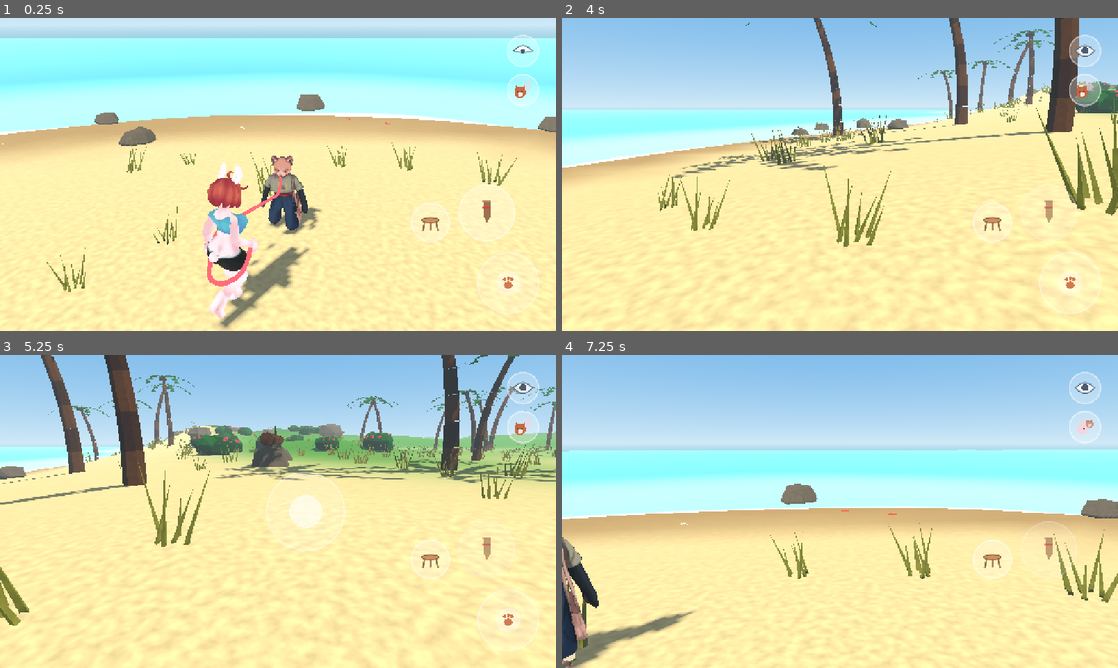
Above: before the commit, frames 1-4 (two rows, left to right).
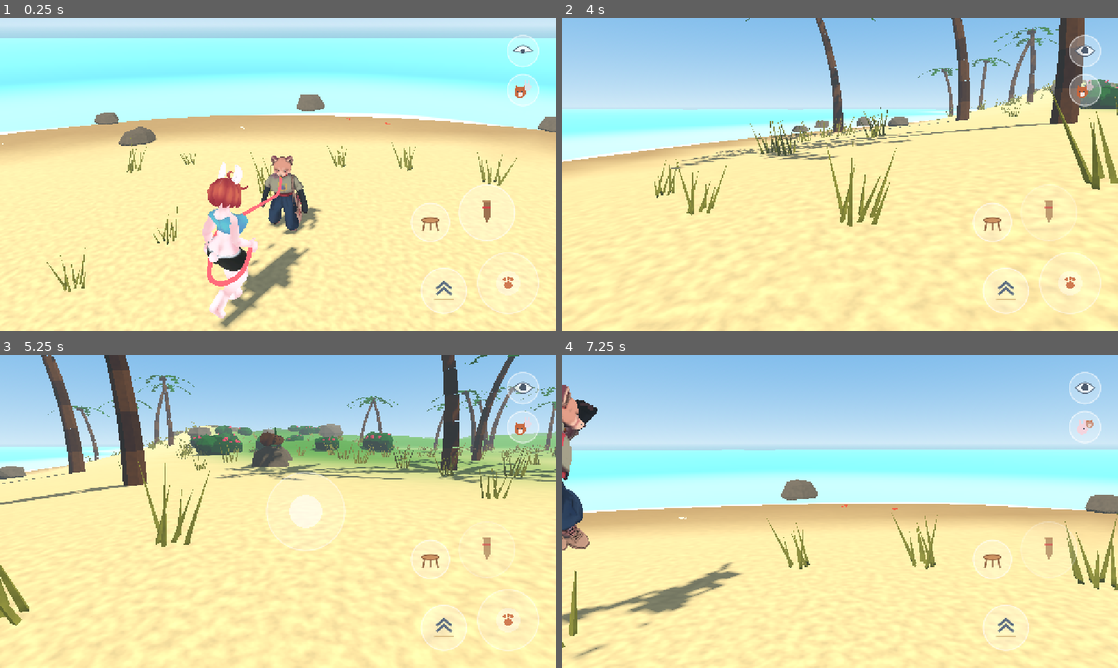
Above: after the commit, the same moments.

Repository: MrKrob00/Animal-Walk
Game: Godot game, scene res://scenes/main.tscn
The game is run twice, just before and just after one commit, with the same random seed, the same clock (stepped at 60 frames per second) and the same inputs.
Inputs (mouse positions are in pixels of both pictures, inside the frame that each line leads up to):
- Up to frame 1 (0.25 s): no input
- Up to frame 2 (4 s): move the mouse to (962, 158) at 0.52 s; hold D (move_right) 0.53-1.25 s; hold E (act) 0.53-1.25 s; click (962, 158) at 0.67 s; tap Space (jump, bound only after the commit) at 0.77, 1.07, 3.77, 3.8 s; tap Shift (run) at 0.8 s; drag from (728, 190) to (812, 237) at 1.27 s; move the mouse to (895, 105) at 2.02 s; hold D (move_right) 2.03-2.75 s; hold C (sit) 2.03-2.75 s; click (895, 105) at 2.17 s; tap Tab (switch) at 2.3 s; drag from (812, 237) to (673, 127) at 2.77 s; move the mouse to (1006, 221) at 3.52 s; hold A (move_left) from 3.53 s (still down); hold V (view) from 3.53 s (still down); click (1006, 221) at 3.67 s
- Up to frame 3 (5.25 s): tap Space (jump, bound only after the commit) at 4.07 s; release A (move_left) at 4.25 s; release V (view) at 4.25 s; drag from (111, 464) to (194, 433) at 4.27 s; move the mouse to (305, 511) at 5.02 s; hold S (move_down) from 5.03 s (still down); hold E (act) from 5.03 s (still down); click (305, 511) at 5.17 s
- Up to frame 4 (7.25 s): tap Shift (run) at 5.3 s; release S (move_down) at 5.75 s; release E (act) at 5.75 s; drag from (756, 433) to (728, 527) at 5.77 s; move the mouse to (962, 495) at 6.52 s; hold W (move_up) from 6.53 s (still down); hold C (sit) from 6.53 s (still down); click (962, 495) at 6.67 s; tap Space (jump, bound only after the commit) at 6.77, 7.07 s; tap Tab (switch) at 6.8 s

The runs differ from the first frame. In frame 1, 0.2% of the frame differs, in the area x 75-84%, y 79-95%; in frame 2, 11%, in the area x 0-100%, y 0-100%; in frame 3, 1.3%; in frame 4, 10%.

Commit message:
Jumping: the bunny's hop, TOFU's surprise leap with a turn
A jump button (Space): crouch, ballistic flight, a landing that gives. The bunny hops with
her arms forward and legs tucked; her chest and hips move with it. TOFU leaps with its paws
flung up and out and turns round in the air. Prints and a puff on landing; the camera rises
with a jump.

Co-Authored-By: Claude Opus 5.5 <noreply@anthropic.com>
Claude-Session: https://claude.ai/code/session_01Lbjh88uP794iDp2E8yqCqj

Diff:
--- a/scripts/actor.gd
+++ b/scripts/actor.gd
@@ -11,6 +11,7 @@
 const BUNNY := {
 	# Her T-posed model with a clean skeleton (tools/tpose_bunny.gd makes it from the Sketchfab file).
 	"path": "res://assets/chobby_tpose.glb", "height": 1.6, "sole": 0.032,
+	"jump": "hop",   # the jump button: a hare's hop (Gait.JUMP)
 	"sit": "w",   # the sit button: her "frog" W-sit (the player chose it; Gait.SIT)
 	"soft_press": true,   # lying down, her chest, belly and thighs give against the ground (per vertex)
 	"flesh": ["Object_11", "Object_672"],   # her butt, thighs and belly are soft and springy (SoftFlesh; the player asked): skin and shorts
@@ -84,6 +85,7 @@
 ## TOFU: the red panda on the leash (rig made by tools/blender/rig_tofu.py).
 const TOFU := {
 	"path": "res://assets/tofu_rigged.glb", "height": 1.1,
+	"jump": "surprise",   # the jump button: a red panda's "surprise!" leap with a turn (Gait.JUMP)
 	"sit": "dog",   # the sit button: sitting like a dog (the player chose it; Gait.SIT)
 	"eye": Vector3(0, 0.09, 0.03),   # first person: from its head bone (back from its long snout, so the collar shows below)
 	"walk": 1.6, "run": 3.8, "stride": 1.1, "run_stride": 2.0, "radius": 0.25,
@@ -173,6 +175,7 @@
 		gait.run_stride = data.run_stride
 		gait._height_hint = float(data.height)
 		gait.sit_style = String(data.get("sit", ""))
+		gait.jump_style = String(data.get("jump", ""))
 		if gait.rt != null:
 			gait.rt.height = float(data.height)
 		gait.walk_speed = data.walk
@@ -428,5 +431,10 @@
 				m.set_shader_parameter("flesh_r", gait.flesh_offset[1])
 				m.set_shader_parameter("flesh_b", gait.flesh_offset[2])
 	body.rotation.x = lerpf(body.rotation.x, gait.body_lean(), 1.0 - exp(-8.0 * delta))
+	body.rotation.y = gait.jump_spin()   # TOFU turns round in the air
 	if landed != 0:
-		footstep.emit(gait.foot_position(landed > 0), float(data.height) / 1.6)
+		if landed == 2:   # landing a jump: both feet, and a bigger puff
+			footstep.emit(gait.foot_position(true), float(data.height) / 1.6 * 1.4)
+			footstep.emit(gait.foot_position(false), float(data.height) / 1.6 * 1.4)
+		else:
+			footstep.emit(gait.foot_position(landed > 0), float(data.height) / 1.6)
--- a/scripts/camera_rig.gd
+++ b/scripts/camera_rig.gd
@@ -68,7 +68,10 @@
 	var low := 0.0
 	if "gait" in target and target.gait != null:
 		low = smoothstep(0.0, 1.0, target.gait.crawl)
-	return f + Vector3(0, lerpf(LOOK_HEIGHT, LOOK_HEIGHT_CRAWL, low), 0)   # down with a crawler
+	var up := 0.0
+	if "gait" in target and target.gait != null:
+		up = maxf(target.gait.jump_height(), 0.0) * 0.6   # up after a jump (close up, the head left the frame)
+	return f + Vector3(0, lerpf(LOOK_HEIGHT, LOOK_HEIGHT_CRAWL, low) + up, 0)   # down with a crawler
 
 
 ## The ground directions the stick means: [right, forward] (unit, horizontal).
--- a/scripts/gait.gd
+++ b/scripts/gait.gd
@@ -341,6 +341,7 @@
 
 	_pulled_along(delta)
 	_sit_pose(delta)
+	_jump_pose(delta)
 	_reach_for_leash(delta)
 	_paw_reach(delta)
 	_crawl_ground()
@@ -348,6 +349,11 @@
 	_flesh_springs(delta)
 
 	if rt != null:
+		if airborne():
+			return 0   # no steps in the air
+		if _jump_landed:
+			_jump_landed = false
+			return 2   # both feet down at once (the actor leaves two prints)
 		return clip_landed
 	var sign := 1 if s > 0.0 else -1
 	var landed := 0
@@ -558,7 +564,7 @@
 ## Where the body sits this frame (metres, character space): the clips' hips, or the bob.
 func body_offset(height: float) -> Vector3:
 	if rt != null:
-		return _offset - Vector3(0, 0.06 * _hammer_env(0.0) * height, 0) + Vector3(0, crawl_lift * smoothstep(0.0, 1.0, crawl), 0) - Vector3(0, _sit_drop() * smoothstep(0.0, 1.0, sit), 0)
+		return _offset - Vector3(0, 0.06 * _hammer_env(0.0) * height, 0) + Vector3(0, crawl_lift * smoothstep(0.0, 1.0, crawl), 0) - Vector3(0, _sit_drop() * smoothstep(0.0, 1.0, sit), 0) + Vector3(0, jump_height(), 0)
 	return Vector3(0, bob() * height, 0)
 
 
@@ -823,6 +829,174 @@
 		_ik_world(u, m, e, E.lerp(want, k), S - Vector3.UP * 0.3 + out * 0.3 - fwd * 0.2, turn, at)
 
 
+## Jumping (the jump button; the player asked: the bunny's chest and hips moving with it, TOFU
+## a jump of its own). A crouch, a ballistic flight, a landing that gives; the body goes up and
+## down by body_offset, so the chest and flesh springs feel the take-off, the float and the
+## landing by themselves. Limbs by two-bone IK to targets from the hips:
+##   "hop"      (the bunny): crouch, arms swing back; take-off with the arms forward and up, the
+##              legs tucked back under her like a hare's; land into a soft squat.
+##   "surprise" (TOFU, a red panda's "surprise!"): a low crouch with the tail swishing, then a
+##              high leap with the front paws flung up and out, claws curled, a whole turn in the
+##              air, the tail streaming; land with a bounce.
+const JUMP := {
+	"hop": {"crouch": 0.16, "depth": 0.10, "height": 0.45, "land": 0.28, "squash": 0.08, "spin": 0.0,
+		"arms_back": -0.6, "arms_up": 1.3, "arms_out": 0.0, "tuck": Vector3(0.02, -0.33, -0.16), "swish": 0.0},
+	"surprise": {"crouch": 0.24, "depth": 0.12, "height": 0.55, "land": 0.32, "squash": 0.1, "spin": TAU,
+		"arms_back": -0.3, "arms_up": 0.0, "arms_out": 2.3, "tuck": Vector3(0.06, -0.24, 0.06), "swish": 0.9},
+}   ## seconds / metres / radians; "tuck": the ankle in the air from the hip (x out, y up, z forward)
+const GRAVITY := 9.8
+
+var jump_style := "hop"     ## set by the actor ("jump" in its map)
+var _jump_t := -1.0         ## seconds since the jump began; < 0: not jumping
+var _jump_landed := false
+var _rest_ankle := {}       ## side -> the ankle's place under the hip standing (body frame), measured once
+
+
+## Starts a jump; false when it can't (already jumping, sitting, crawling).
+func jump() -> bool:
+	if _jump_t >= 0.0 or sit > 0.05 or crawl > 0.05 or not JUMP.has(jump_style):
+		return false
+	_jump_t = 0.0
+	return true
+
+
+func jumping() -> bool:
+	return _jump_t >= 0.0
+
+
+func _air_time() -> float:
+	return 2.0 * sqrt(2.0 * float(JUMP[jump_style].height) / GRAVITY)
+
+
+## In the air (between take-off and landing).
+func airborne() -> bool:
+	if _jump_t < 0.0:
+		return false
+	var j: Dictionary = JUMP[jump_style]
+	return _jump_t > float(j.crouch) and _jump_t < float(j.crouch) + _air_time()
+
+
+## [phase, 0..1]: "crouch", "air", "land".
+func _jump_phase() -> Array:
+	var j: Dictionary = JUMP[jump_style]
+	var c := float(j.crouch)
+	var a := _air_time()
+	if _jump_t < c:
+		return ["crouch", _jump_t / c]
+	if _jump_t < c + a:
+		return ["air", (_jump_t - c) / a]
+	return ["land", clampf((_jump_t - c - a) / float(j.land), 0.0, 1.0)]
+
+
+## The body's height from the jump (metres; negative crouching).
+func jump_height() -> float:
+	if _jump_t < 0.0:
+		return 0.0
+	var j: Dictionary = JUMP[jump_style]
+	var ph := _jump_phase()
+	var u: float = ph[1]
+	match ph[0]:
+		"crouch":
+			return -float(j.depth) * smoothstep(0.0, 1.0, u)
+		"air":
+			return 4.0 * float(j.height) * u * (1.0 - u) - float(j.depth) * maxf(0.0, 1.0 - u / 0.12)
+	return -float(j.squash) * sin(PI * u) * (1.0 - 0.3 * u)
+
+
+## The turn in the air about the vertical (radians), for the actor's body.
+func jump_spin() -> float:
+	if _jump_t < 0.0:
+		return 0.0
+	var ph := _jump_phase()
+	if ph[0] != "air":
+		return 0.0
+	var u: float = ph[1]
+	return float(JUMP[jump_style].spin) * u * u * (3.0 - 2.0 * u)
+
+
+func _jump_pose(delta: float) -> void:
+	if _jump_t < 0.0 or _body == null or not (_body.get_parent() is Node3D):
+		return
+	var j: Dictionary = JUMP[jump_style]
+	var was_air := airborne()
+	_jump_t += delta
+	if was_air and not airborne():
+		_jump_landed = true
+	if _jump_t > float(j.crouch) + _air_time() + float(j.land):
+		_jump_t = -1.0
+		return
+	var ph := _jump_phase()
+	var u: float = ph[1]
+	var actor := _body.get_parent() as Node3D
+	var floor_y := actor.global_position.y
+	var fwd := actor.global_basis.z.normalized()
+	var left := actor.global_basis.x.normalized()
+	var sk_rot := skeleton.global_transform.basis.orthonormalized().get_rotation_quaternion()
+	var corr: Vector3 = actor.global_basis * (body_offset(_height_hint) - _body.position)
+	var at := func(b: int) -> Vector3: return skeleton.global_transform * skeleton.get_bone_global_pose(b).origin + corr
+	var turn := func(b: int, q: Quaternion) -> void:
+		var g := skeleton.get_bone_global_pose(b).basis.orthonormalized().get_rotation_quaternion()
+		_set_global_rot(b, (sk_rot.inverse() * q * sk_rot) * g)
+	# How much of the crouch / flight pose: in and out smoothly.
+	var crouch := 0.0
+	var air := 0.0
+	match ph[0]:
+		"crouch": crouch = smoothstep(0.0, 1.0, u)
+		"air":
+			air = smoothstep(0.0, 0.25, u) * (1.0 - smoothstep(0.8, 1.0, u))
+			crouch = 1.0 - smoothstep(0.0, 0.15, u)
+		"land": crouch = sin(PI * u) * (1.0 - 0.3 * u)
+	# The back bends into the crouch.
+	var sp := _ids("spine")
+	if not sp.is_empty():
+		turn.call(sp[0], Quaternion(left, 0.3 * crouch))
+	# Arms: back in the crouch, then up (forward) or flung up and out in the air.
+	for side in [["l", 1.0], ["r", -1.0]]:
+		var ua := _one("upper_arm_" + side[0])
+		var fa := _one("forearm_" + side[0])
+		if ua < 0:
+			continue
+		var q := Quaternion(left, -float(j.arms_up) * air) * Quaternion(left, -float(j.arms_back) * crouch)
+		if float(j.arms_out) > 0.0:
+			q = Quaternion(fwd, float(j.arms_out) * air * side[1]) * q
+		turn.call(ua, q)
+		if fa >= 0 and float(j.arms_out) > 0.0:
+			turn.call(fa, Quaternion(left, -0.6 * air))   # claws up, elbows bent
+	# Legs: on the ground the ankles stay where they stand (the knees bend as the hips go down);
+	# in the air they tuck.
+	for side in [["l", 1.0], ["r", -1.0]]:
+		var u_ := _one("thigh_" + side[0])
+		var m := _one("shin_" + side[0])
+		var e := _one("foot_" + side[0])
+		if u_ < 0 or m < 0 or e < 0:
+			continue
+		var out: Vector3 = left * side[1]
+		var H: Vector3 = at.call(u_)
+		if not _rest_ankle.has(side[0]):
+			var hr := skeleton.global_transform * skeleton.get_bone_global_rest(u_).origin
+			var ar := skeleton.global_transform * skeleton.get_bone_global_rest(e).origin
+			var d := ar - hr
+			_rest_ankle[side[0]] = Vector3(d.dot(out), ar.y - (actor.global_position.y + _body.position.y), d.dot(fwd))
+		var ra: Vector3 = _rest_ankle[side[0]]
+		var ground_ankle: Vector3 = H + out * ra.x + fwd * ra.z
+		ground_ankle.y = floor_y + ra.y
+		var tuck: Vector3 = j.tuck
+		var air_ankle: Vector3 = H + out * tuck.x + Vector3.UP * tuck.y + fwd * tuck.z
+		var want := ground_ankle.lerp(air_ankle, air)
+		if ph[0] == "air" and air < 0.01:
+			continue   # just off the ground / just about to land: the clip's legs
+		var E: Vector3 = at.call(e)
+		var k := maxf(crouch, air)
+		_ik_world(u_, m, e, E.lerp(want, k), H + fwd * 0.6 + Vector3.UP * 0.1, turn, at)
+	# TOFU's tail: swishing in the crouch, streaming behind in the air.
+	if float(j.swish) > 0.0:
+		for b in _ids("tail"):
+			if ph[0] == "crouch":
+				turn.call(b, Quaternion(Vector3.UP, float(j.swish) / 3.0 * sin(_jump_t * 28.0) * crouch))
+			elif ph[0] == "air":
+				turn.call(b, Quaternion(left, 0.35 * air))
+
+
 ## Two-bone IK in the world: `u` -> `m` -> `e` so the end reaches `target`, the middle joint
 ## bending toward `pole`. `turn`/`at`: as in _sit_pose.
 func _ik_world(u: int, m: int, e: int, target: Vector3, pole: Vector3, turn: Callable, at: Callable) -> void:
--- /dev/null
+++ b/scripts/jump_button.gd
@@ -0,0 +1,48 @@
+class_name JumpButton
+extends Control
+## Round on-screen button left of the paw stick, at the bottom: the one you steer jumps (Space on
+## a PC). An up-chevron over a little ground line, drawn in code. Emits `pressed`.
+
+signal pressed
+
+const RADIUS := 52.0
+const GAP := 26.0
+
+var _finger := -1
+var _down := false
+
+
+func _ready() -> void:
+	set_anchors_preset(Control.PRESET_FULL_RECT)
+	mouse_filter = Control.MOUSE_FILTER_IGNORE
+
+
+func center() -> Vector2:
+	var corner := get_viewport_rect().size - Vector2(ArmStick.MARGIN + ArmStick.RADIUS, ArmStick.MARGIN + ArmStick.RADIUS)
+	return corner - Vector2(ArmStick.RADIUS + GAP + RADIUS, -ArmStick.RADIUS * 0.25)
+
+
+func _input(event: InputEvent) -> void:
+	if event is InputEventScreenTouch:
+		if event.pressed and event.position.distance_to(center()) <= RADIUS * 1.2:
+			_finger = event.index
+			_down = true
+			queue_redraw()
+			get_viewport().set_input_as_handled()
+			pressed.emit()   # at once: a jump is felt on the press
+		elif not event.pressed and event.index == _finger:
+			_finger = -1
+			_down = false
+			queue_redraw()
+
+
+func _draw() -> void:
+	var c := center()
+	draw_circle(c, RADIUS * (0.92 if _down else 1.0), Color(1, 1, 1, 0.25))
+	draw_arc(c, RADIUS, 0, TAU, 40, Color(1, 1, 1, 0.55), 3.0, true)
+	var ink := Color("#4a5e7a", 0.9)
+	var r := RADIUS
+	for k in 2:
+		var y := -r * 0.3 + k * r * 0.26
+		draw_polyline(PackedVector2Array([c + Vector2(-r * 0.32, y + r * 0.2), c + Vector2(0, y - r * 0.08), c + Vector2(r * 0.32, y + r * 0.2)]), ink, 5.0, true)
+	draw_line(c + Vector2(-r * 0.42, r * 0.38), c + Vector2(r * 0.42, r * 0.38), Color("#c9a66b", 0.95), 4.0, true)
--- a/scripts/main.gd
+++ b/scripts/main.gd
@@ -28,6 +28,7 @@
 var switch_button: SwitchButton
 var arm_stick: ArmStick
 var sit_button: SitButton
+var jump_button: JumpButton
 var camera_rig: CameraRig
 var forced_input := Vector2.ZERO   ## scripted runs (screenshots, tests)
 var forced_run := false
@@ -109,6 +110,9 @@
 	sit_button = SitButton.new()
 	ui.add_child(sit_button)
 	sit_button.pressed.connect(sit_toggle)
+	jump_button = JumpButton.new()
+	ui.add_child(jump_button)
+	jump_button.pressed.connect(jump)
 	view_button = ViewButton.new()
 	ui.add_child(view_button)
 	view_button.pressed.connect(toggle_view)
@@ -120,7 +124,7 @@
 	camera_rig.target = tofu
 	camera_rig.second = bunny
 	camera_rig.button = button
-	camera_rig.buttons = [view_button, switch_button, arm_stick, sit_button]
+	camera_rig.buttons = [view_button, switch_button, arm_stick, sit_button, jump_button]
 	camera_rig.stick_zone = TouchJoystick.ZONE
 	add_child(camera_rig)
 
@@ -134,6 +138,20 @@
 		switch_character()
 	elif event.is_action_pressed("sit"):
 		sit_toggle()
+	elif event.is_action_pressed("jump"):
+		jump()
+
+
+## The jump button: the one you steer jumps (the bunny a hare's hop, TOFU its "surprise!" leap
+## with a turn). Sitting, it gets up instead; not while crawling or hammering.
+func jump() -> bool:
+	var who := steered()
+	if who.gait.sitting:
+		who.gait.sitting = false
+		return false
+	if who == bunny and _busy > 0.0:
+		return false
+	return who.gait.jump()
 
 
 ## The sit button: the one you steer sits down, or gets up (the player asked; the bunny in her
@@ -493,7 +511,8 @@
 		"move_up": [KEY_W, KEY_UP],
 		"move_down": [KEY_S, KEY_DOWN],
 		"run": [KEY_SHIFT],
-		"act": [KEY_SPACE, KEY_E],
+		"act": [KEY_E],
+		"jump": [KEY_SPACE],
 		"view": [KEY_V],
 		"switch": [KEY_TAB],
 		"sit": [KEY_C],
--- /dev/null
+++ b/tests/test_jump.gd
@@ -0,0 +1,91 @@
+extends SceneTree
+## The jump button (the player asked): the one you steer jumps - the bunny a hare's hop, TOFU a
+## red panda's "surprise!" leap with a whole turn. It leaves the ground as high as meant, the feet
+## hold the ground in the crouch and the landing (none under it), no steps in the air, two prints
+## and a puff on landing, no second jump in the air; the bunny's chest and hips move with it
+## and settle after; sitting, the button gets her up instead.
+
+var main
+
+
+func _initialize() -> void:
+	_run()
+
+
+func _foot_y(a: Actor, side: String) -> float:
+	var b := Gait.find_bone(a.skeleton, a.data.bones["foot_" + side])
+	return (a.skeleton.global_transform * a.skeleton.get_bone_global_pose(b).origin).y - a.global_position.y
+
+
+func _jump(a: Actor, style: String) -> void:
+	var spec: Dictionary = Gait.JUMP[style]
+	var foot0 := minf(_foot_y(a, "l"), _foot_y(a, "r"))
+	var prints := [0]   # (a lambda gets a copy of a plain local)
+	var in_air_steps := 0
+	var cb := func(_p, _s): prints[0] += 1
+	a.footstep.connect(cb)
+	Check.ok(main.jump(), "%s: the button starts a jump" % style)
+	var top := 0.0
+	var feet_top := 0.0
+	var ground_low := 99.0
+	var ground_high := -99.0
+	var spin := 0.0
+	var second := false
+	var soft := 0.0
+	for i in 120:
+		await physics_frame
+		await process_frame
+		top = maxf(top, a.gait.jump_height())
+		spin = maxf(spin, absf(a.body.rotation.y))
+		var fy := minf(_foot_y(a, "l"), _foot_y(a, "r"))
+		if a.gait.airborne():
+			feet_top = maxf(feet_top, fy)
+			if prints[0] > 0:
+				in_air_steps += 1
+			if not second and main.jump():
+				second = true
+		elif a.gait.jumping():
+			ground_low = minf(ground_low, fy)
+			ground_high = maxf(ground_high, fy)
+		for o in a.gait.flesh_offset:
+			soft = maxf(soft, (o as Vector3).length())
+		for part in a.gait._soft:
+			soft = maxf(soft, ((part[2] as Vector3) - (part[5] as Vector3)).length() * Gait.SOFT_GAIN)
+	a.footstep.disconnect(cb)
+	Check.ok(absf(top - float(spec.height)) < 0.03, "%s: as high as meant (%.2f m)" % [style, top])
+	Check.ok(feet_top > float(spec.height) * 0.5, "%s: the feet leave the ground (%.2f m up)" % [style, feet_top])
+	Check.ok(ground_low > foot0 - 0.03 and ground_high < foot0 + 0.07, "%s: crouching and landing the feet hold the ground (%.1f .. %.1f cm from standing)" % [style, (ground_low - foot0) * 100, (ground_high - foot0) * 100])
+	Check.ok(in_air_steps == 0 and prints[0] >= 2, "%s: no steps in the air, prints on landing (%d)" % [style, prints[0]])
+	Check.ok(not second, "%s: no second jump in the air" % style)
+	Check.ok(not a.gait.jumping() and absf(a.body.rotation.y) < 0.001, "%s: landed and done" % style)
+	if float(spec.spin) > 0.0:
+		Check.ok(spin > 3.0, "%s: a whole turn in the air" % style)
+	if style == "hop":
+		Check.ok(soft > 0.008, "hop: her chest and hips move with it (%.1f cm at most)" % (soft * 100))
+
+
+func _run() -> void:
+	main = load("res://scenes/main.tscn").instantiate()
+	root.add_child(main)
+	await process_frame
+	var tofu: Actor = main.tofu
+	var bunny: Actor = main.bunny
+	bunny.position = tofu.position + Vector3(1.3, 0, 0)
+	for i in 40:
+		await physics_frame
+	await _jump(tofu, "surprise")
+	main.switch_character()
+	for i in 40:
+		await physics_frame
+	await _jump(bunny, "hop")
+	for i in 150:
+		await physics_frame
+	var rest := 0.0
+	for o in bunny.gait.flesh_offset:
+		rest = maxf(rest, (o as Vector3).length())
+	Check.ok(rest < 0.002, "after the hop it all settles (%.1f mm)" % (rest * 1000))
+	main.sit_toggle()
+	for i in 60:
+		await physics_frame
+	Check.ok(not main.jump() and not bunny.gait.sitting and not bunny.gait.jumping(), "sitting, the button gets her up instead")
+	Check.finish(self)
Not shown, added: scripts/jump_button.gd.uid
Not shown, added: tests/test_sit.gd.uid
Not shown, changed: CLAUDE.md
